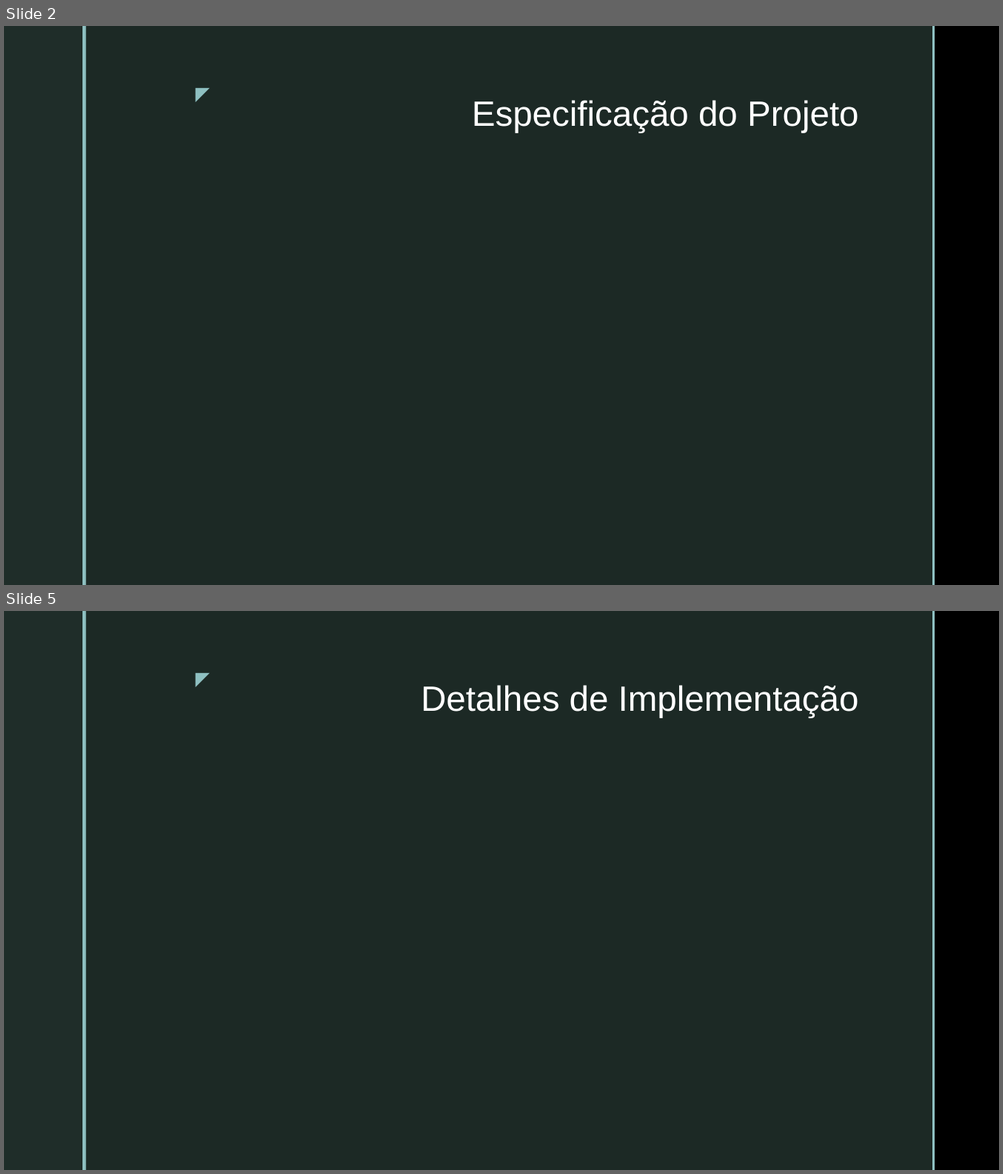
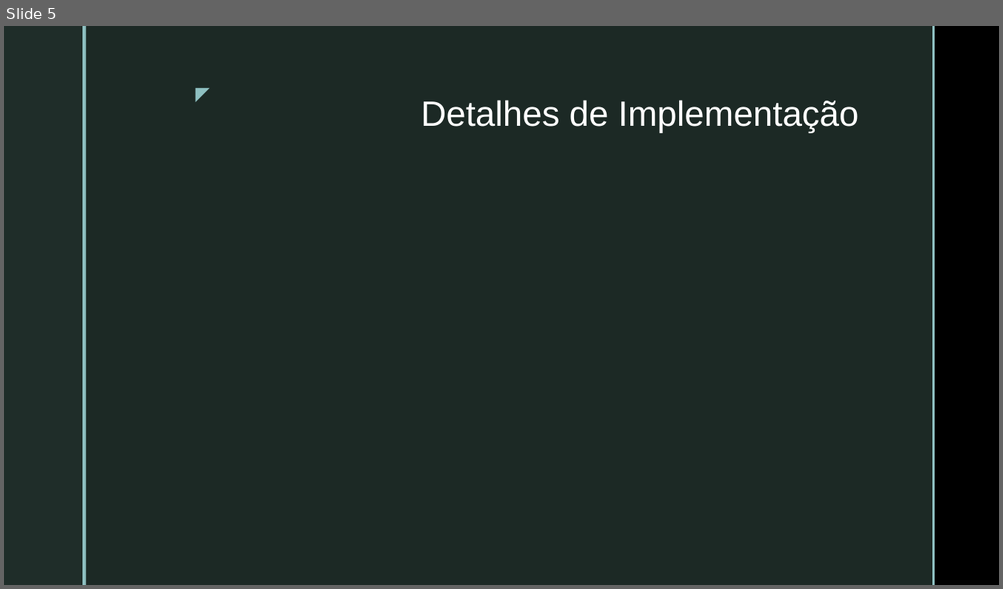
Before and after one commit to pedrovponte/IART-g39, a slide deck: docs/presentation.pptx. Shown one above the other, each under a label of ours: slides 2 and 5 before the commit, slide 5 after it; the slides between them are not shown. The pictures are 1003x1174 and 1003x589 pixels, drawn with LibreOffice and Linux fonts; fonts in the diff are those of the drawing; background and template pictures are left out. Boxes give left, top, right and bottom in pixels: in the first picture for what was removed or moved away, otherwise in the second. Text is boxed around its words. In the diff, an @@ line names an element or a change of style, - is before the commit and + after.

```diff
--- a/docs/presentation.pptx
+++ b/docs/presentation.pptx
@@ slide 2 removed at bbox=[4, 26, 999, 585], background picture (left out); not listed: 5 template elements that a slide beside it also shows @@
@@ title removed at bbox=[472, 100, 859, 133] @@
-Especificação do Projeto
```
Also in this commit, not shown: 3 slides changed, 1 slide added, 3 other files.
